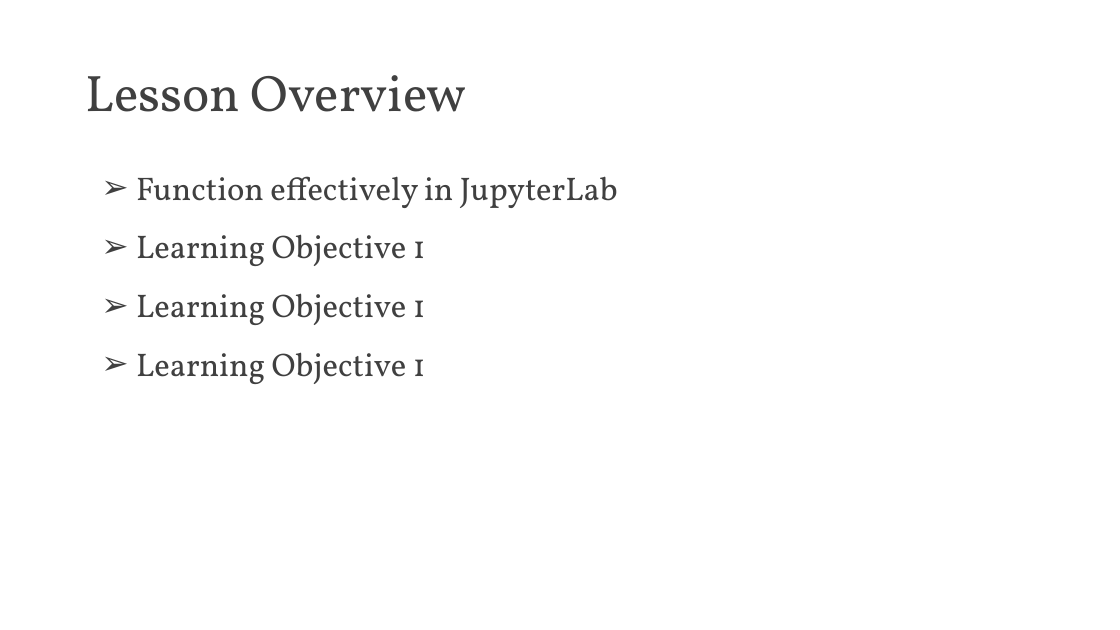
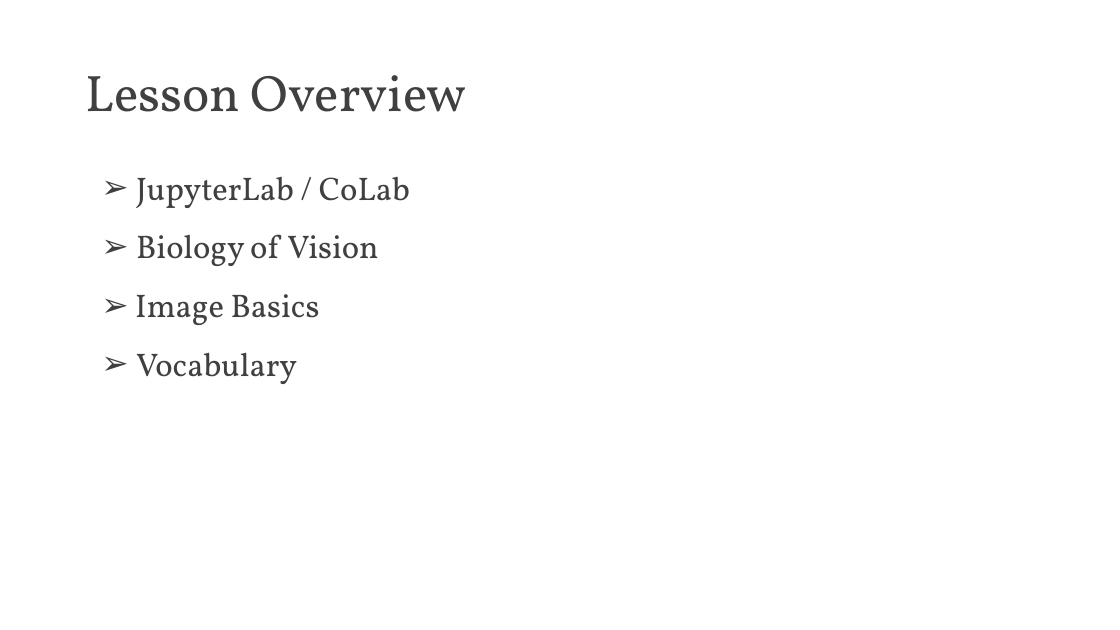
Before and after one commit to PracticumAI/cnn, a slide deck: slide 2 of presentations/01_cnn_intro.pptx. Drawn at 1120x630 pixels with LibreOffice and Linux fonts; fonts in the diff are those of the drawing. Boxes give left, top, right and bottom in pixels: in the first picture for what was removed or moved away, otherwise in the second. Text is boxed around its words. In the diff, an @@ line names an element or a change of style, - is before the commit and + after.

```diff
--- a/presentations/01_cnn_intro.pptx
+++ b/presentations/01_cnn_intro.pptx
@@ text at <box>136,177,410,208</box>: text changed @@
-➢ Function effectively in JupyterLab
+➢ JupyterLab / CoLab
@@ text at <box>136,234,378,266</box>: text changed @@
-➢ Learning Objective 1
+➢ Biology of Vision
@@ text at <box>135,294,320,325</box>: text changed @@
-➢ Learning Objective 1
+➢ Image Basics
@@ text at <box>136,352,297,384</box>: text changed @@
-➢ Learning Objective 1
+➢ Vocabulary
```
Also in this commit, not shown: 1 other file.
